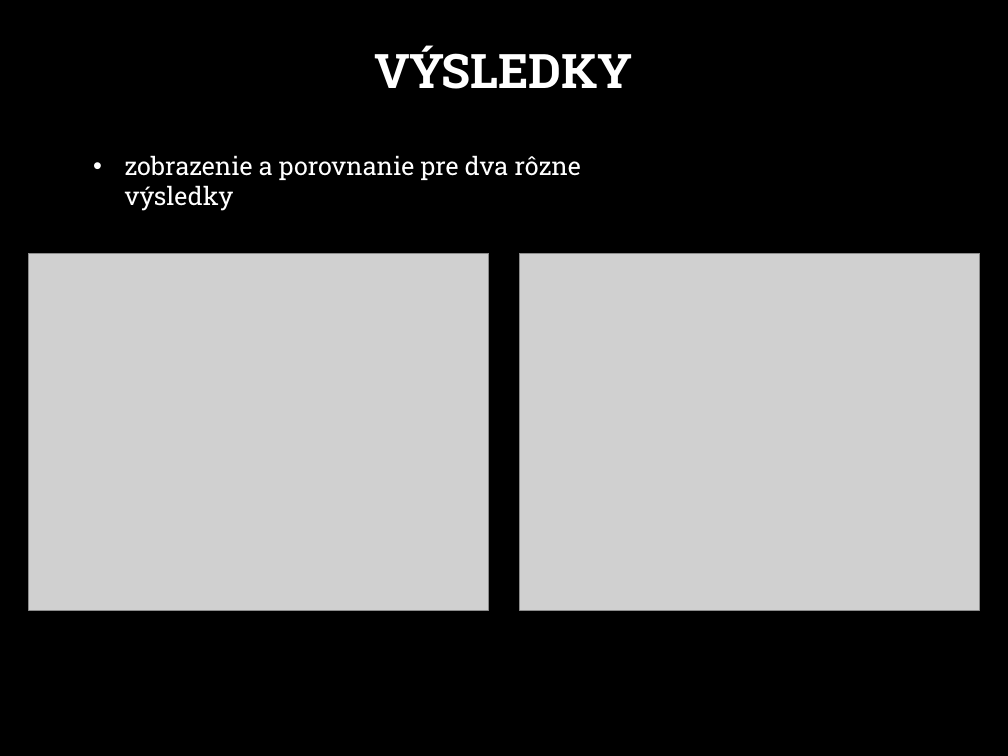
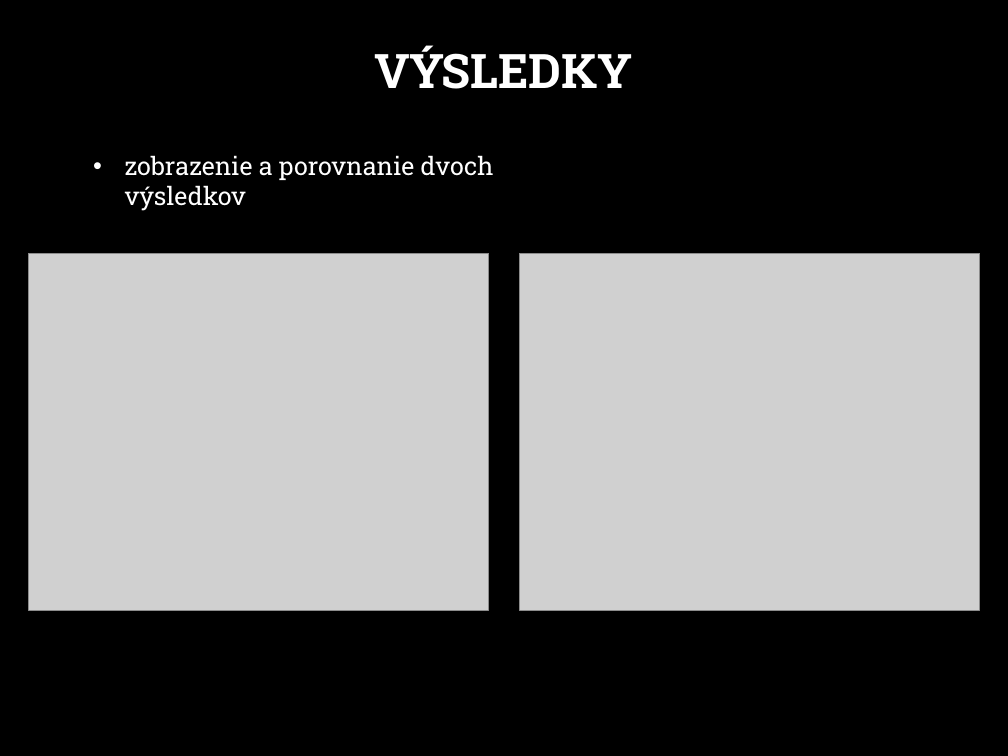
Before and after one commit to georgeob/Bielik_NS2020, a slide deck: slide 11 of Bielik NS19 - heart disease.pptx. Drawn at 1008x756 pixels with LibreOffice and Linux fonts; fonts in the diff are those of the drawing; grey boxes stand for pictures; background and template pictures are left out. Boxes give left, top, right and bottom in pixels: in the first picture for what was removed or moved away, otherwise in the second. Text is boxed around its words. In the diff, an @@ line names an element or a change of style, - is before the commit and + after.

Commit message:
nana

```diff
--- a/Bielik NS19 - heart disease.pptx
+++ b/Bielik NS19 - heart disease.pptx
@@ text at (125, 155, 494, 211): text changed @@
-• zobrazenie a porovnanie pre dva rôzne výsledky
+• zobrazenie a porovnanie dvoch výsledkov
```
